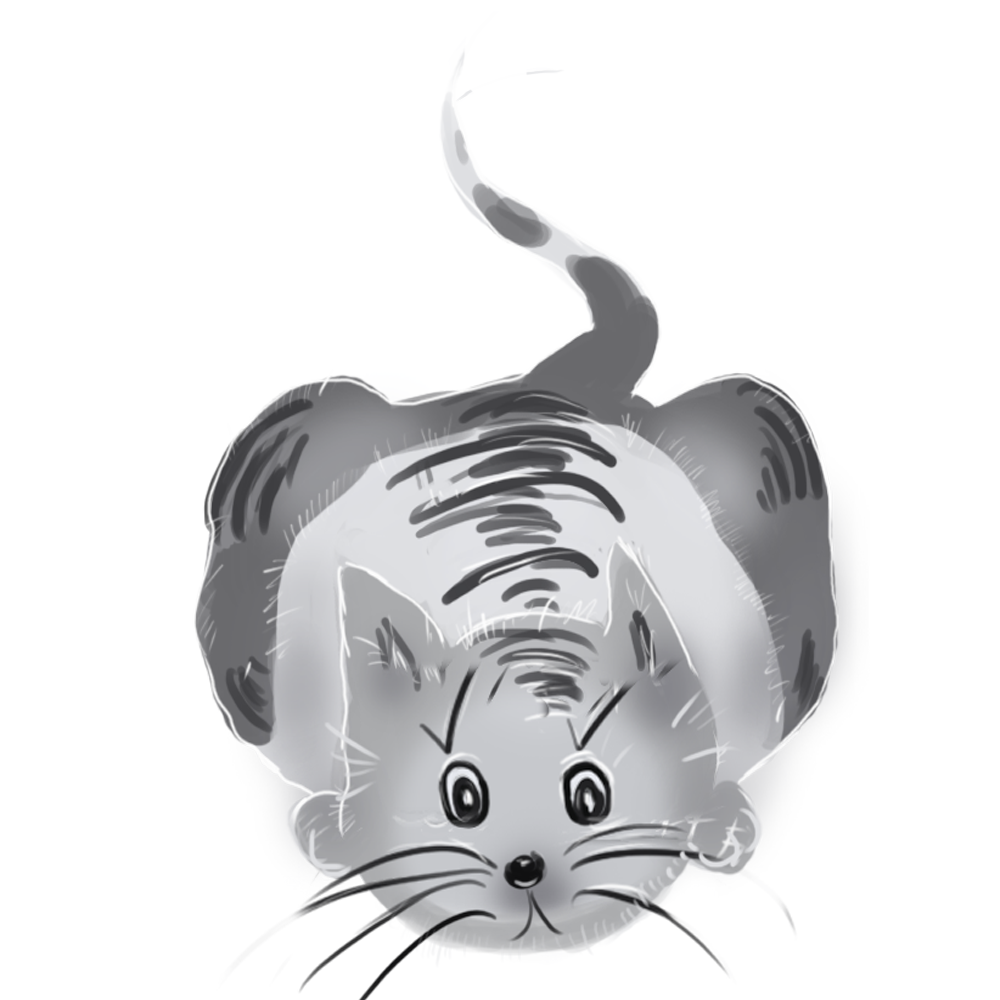
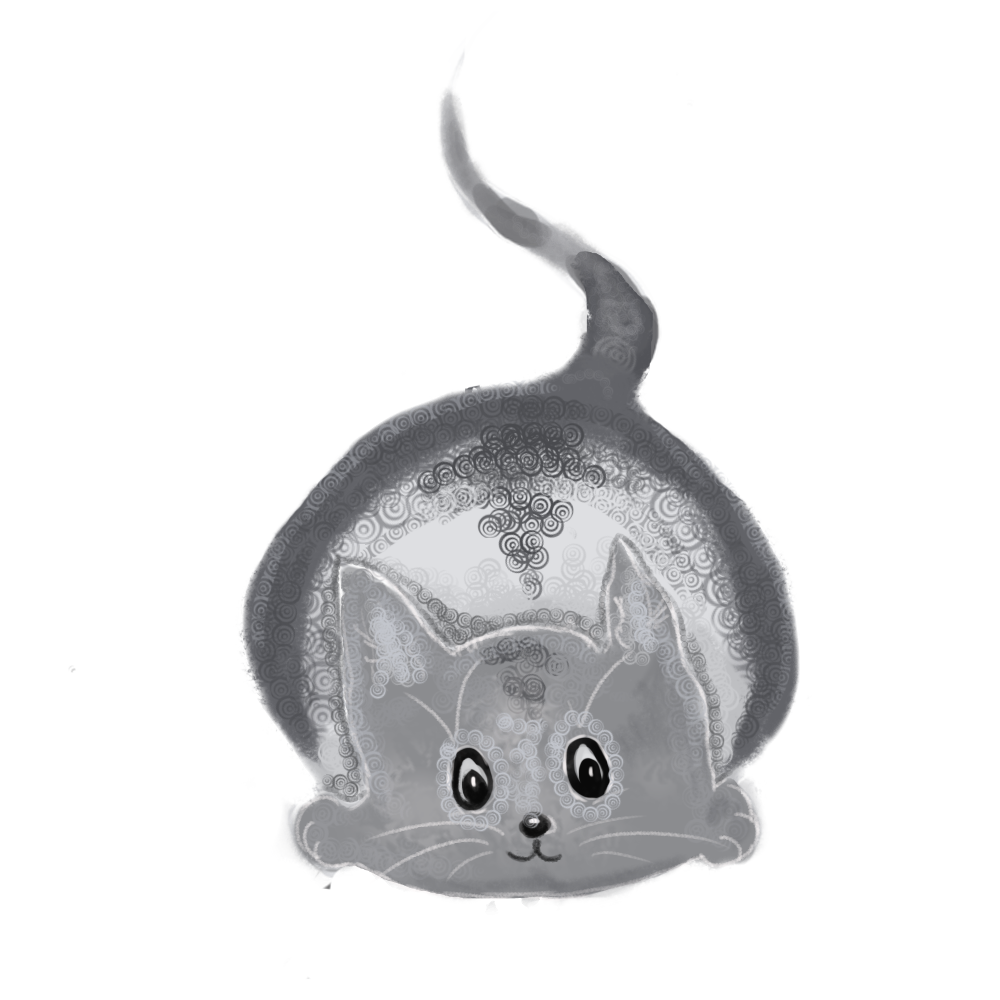
Comparing the layer stacks of the two 1000×1000 images. Changes:
painted on "Ellipse 2" over [68, 54, 868, 1000]
